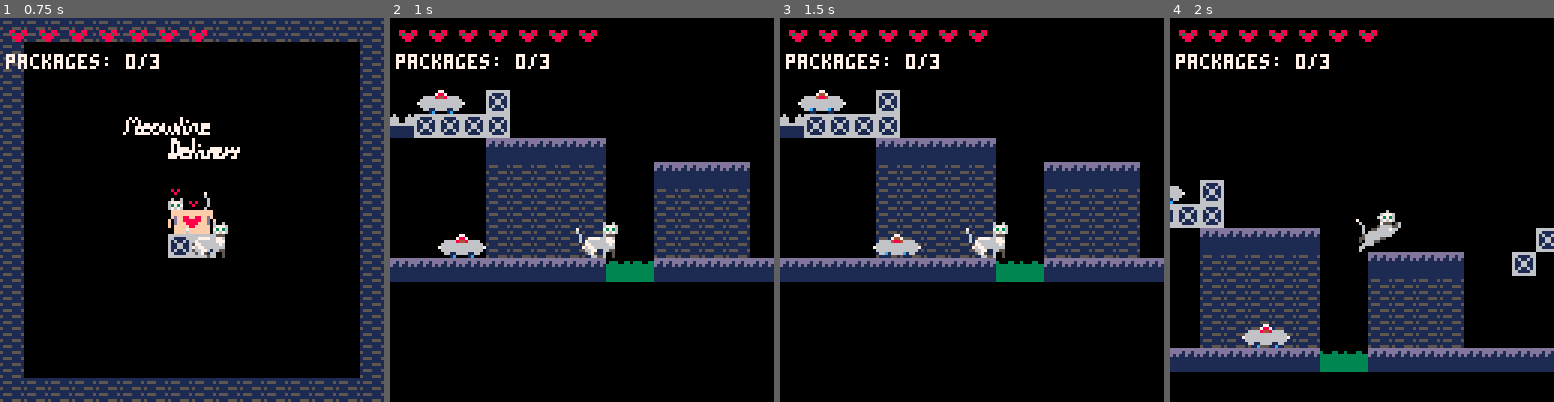
Above: before the commit, frames 1-4 (left to right).
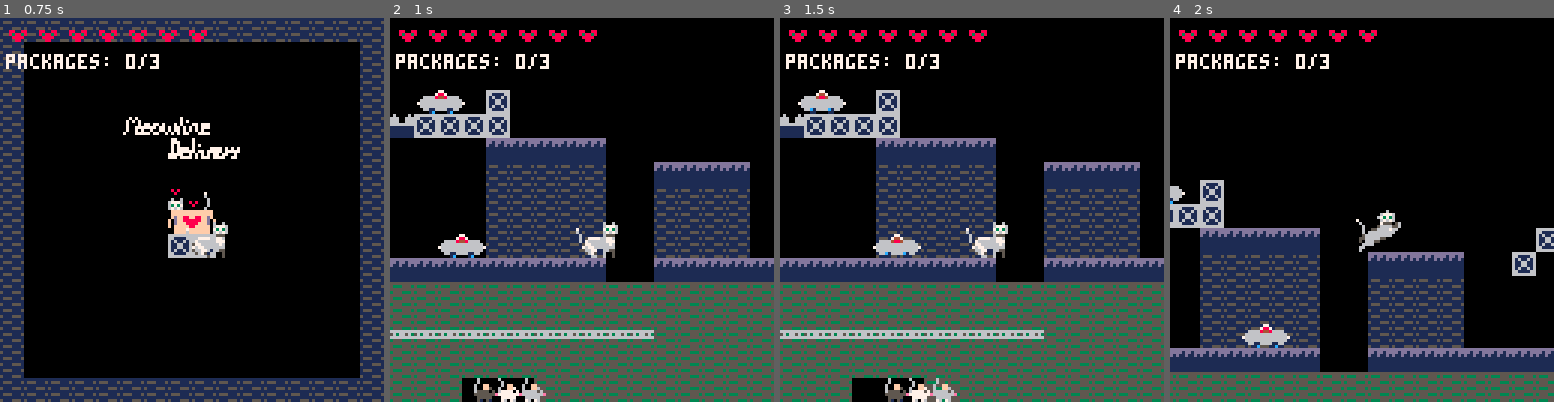
Above: after the commit, the same moments.

Repository: salvadorvanoli/MeowlineDelivery
Game: PICO-8 cartridge meowline.p8
Two runs of this game, one before a commit and one after it. Both use one fixed random seed, a clock stepped at 60 frames per second and the inputs below.
Inputs:
- Up to frame 1 (0.75 s): tap X (X key) at 0.33 s; tap O (Z key) at 0.7 s
- Up to frame 2 (1 s): no input
- Up to frame 3 (1.5 s): tap X (X key) at 1.07 s
- Up to frame 4 (2 s): hold Right from 1.6 s (still down); tap O (Z key) at 1.7 s; tap X (X key) at 1.85 s

Frame 1 is identical in both runs. In frame 2, 31% of the frame differs, in the area x 0-100%, y 63-100%; in frame 3, 31%; in frame 4, 8.4%.

Commit message:
Modificado el mapa de pruebas para ver las nuevas mecánicas

Diff:
--- a/meowline.p8
+++ b/meowline.p8
@@ -1346,16 +1346,22 @@
 00000000000000000000000000000000000000000000000000000000000000000000000000000000000000000000000000000000000000000000000000000000
 14141414141414141414141414141414242424242424242424242424242424241414141414141414141414141414141400000000000000000000000000000000
 __map__
-0000000000000000000000000000000000000000000000000000000000000000000000000000000000484848484848484800000000000000000000000000000000000000000000000000000000000000000000000000000000000000000000000000000000000000000000000000000000000000000000000000000000000000
-0000000000000000000000000000000000000000000000000000000000000000000000000000000000000000002700000000000000000000000000000000000000000000000000000000000000000000000000000000000000000000000000000000000000000000000000000000000000000000000000000000000000000000
+0000000000000000000000000000000000000000000000000000000000000000000000000000000000000000000000000000000000000000000000000000000000000000000000000000000000000000000000000000000000000000000000000000000000000000000000000000000000000000000000000000000000000000
+0000000000000000000000000000000000000000000000000000000000000000000000000000000000000000000000000000000000000000000000000000000000000000000000000000000000000000000000000000000000000000000000000000000000000000000000000000000000000000000000000000000000000000
 0000000000000000000000000000000000000000000000000000000000000000000000000000000000000000000000000000000000000000000000000000000000000000000000000000000000000000000000000000000000000000000000000000000000000000000000000000000000000000000000000000000000000000
 0000000000000000000000000000000000000000000000000000000000000000000000000000000000000000000000000000000000000000000000000000000000000000000000000000000000000000000000000000000000000000000000000000000000000000000000000000000000000000000000000000000000000000
 0000000000000000000000000000000000000000000000000000000000000000006400000000000000000000000000000000000000000000000000000000000000000000000000000000000000000000000000000000000000000000000000000000000000000000000000000000000000000000000000000000000000000000
 0000200042000000000000000000000000000000600000000000000000000000004242000000000000000000000000000000000000000000000000000000000000000000000000000000000000000000000000000000000000000000000000000000000000000000000000000000000000000000000000000000000000000000
-4342424242000000000000000000000000000000424200000000000000000000004242000000000000424242424242424200000000000000000000000000000000000000000000000000000000000000000000000000000000000000000000000000000000000000000000000000000000000000000000000000000000000000
+4342424242000000000000000000000000000000424200000000000000000000004242000000000000000000000000000000000000000000000000000000000000000000000000000000000000000000000000000000000000000000000000000000000000000000000000000000000000000000000000000000000000000000
 0000000040404040400000000000000000004242000000000000000000000000004242000000000000000000000000000000000000000000000000000000000000000000000000000000000000000000000000000000000000000000000000000000000000000000000000000000000000000000000000000000000000000000
 0000000041414141410000404040400000420000000000000000000000006000004242000064000000000000000000000000000000000000000000000000000000000000000000000000000000000000000000000000000000000000000000000000000000000000000000000000000000000000000000000000000000000000
-0000000041414141410000414141410000000000000000000064000000424242424242424242424200002223242223000000000000000042000000000000000000000000000000000000000000000000000000000000000000000000000000000000000000000000000000000000000000000000000000000000000000000000
-0000000041414141410000414141410000000000000000004242420000424242424242424242424242424242424242424242454545454542000000000000000000000000000000000000000000000000000000000000000000000000000000000000000000000000000000000000000000000000000000000000000000000000
-0020000041414141410000414141410000000000000000000000000000424242424242424242420000000000000000000000424242424200000000000000000000000000000000000000000000000000000000000000000000000000000000000000000000000000000000000000000000000000000000000000000000000000
-4040404040404040404545404040404040404040404043434343434343424242424242424242420000000000000000000000000000000000000000000000000000000000000000000000000000000000000000000000000000000000000000000000000000000000000000000000000000000000000000000000000000000000
+0000000041414141410000414141410000000000000000000064000000424242424242424242424200000000000000000000000000000000000000000000000000000000000000000000000000000000000000000000000000000000000000000000000000000000000000000000000000000000000000000000000000000000
+0000000041414141410000414141410000000000000000004242420000424242424242424242424200000000000000000000000000000000000000000000000000000000000000000000000000000000000000000000000000000000000000000000000000000000000000000000000000000000000000000000000000000000
+0020000041414141410000414141410000000000000000000000000000424242424242424242420000000000000000000000000000000000000000000000000000000000000000000000000000000000000000000000000000000000000000000000000000000000000000000000000000000000000000000000000000000000
+4040404040404040400000404040404040404040404043434343434343424242424242424242420000000000000000000000000000000000000000000000000000000000000000000000000000000000000000000000000000000000000000000000000000000000000000000000000000000000000000000000000000000000
+4444444444444444444444444444444444444444444444444427444444444444444444444444440000000000000000000000000000000000000000000000000000000000000000000000000000000000000000000000000000000000000000000000000000000000000000000000000000000000000000000000000000000000
+4444444444444444444444444444444444444444444444444444444444444444444444444444440000000000000000000000000000000000000000000000000000000000000000000000000000000000000000000000000000000000000000000000000000000000000000000000000000000000000000000000000000000000
+4747474747474747474747444444444444444444444444444444444444444444444444444444440000000000000000000000000000000000000000000000000000000000000000000000000000000000000000000000000000000000000000000000000000000000000000000000000000000000000000000000000000000000
+4444444444444444444444444444444444444444444444444444444444444444444444444444440000000000000000000000000000000000000000000000000000000000000000000000000000000000000000000000000000000000000000000000000000000000000000000000000000000000000000000000000000000000
+4444442223244444444444444444444444444444444444444747474444444444444444444444440000000000000000000000000000000000000000000000000000000000000000000000000000000000000000000000000000000000000000000000000000000000000000000000000000000000000000000000000000000000
+4848484848484848484545484848484848484848484848484545454848484848484848484848480000000000000000000000000000000000000000000000000000000000000000000000000000000000000000000000000000000000000000000000000000000000000000000000000000000000000000000000000000000000
